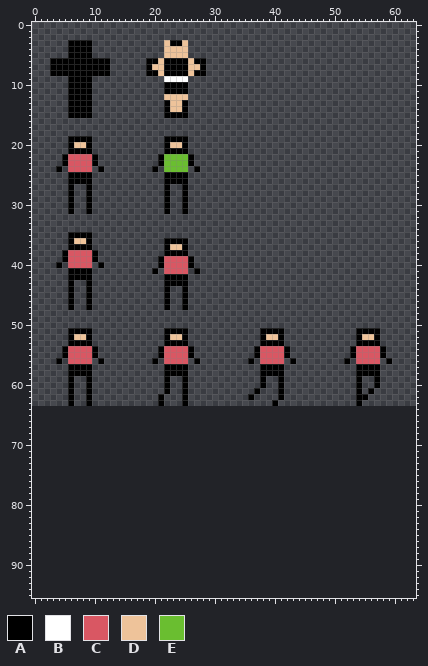
Pixel-art file: art/gamejam-brno-spritesheet.aseprite. The picture above was drawn from the file before the commit.
64x64 pixels, 1 frame. The old version is drawn lined up with the new one, on the new canvas.
Palette (. is transparent): A #000000  B #ffffff  C #d95763  D #eec39a  E #6abe30
Pixels before (only the part around the change), first column x 0:
54 .....ACCCCA..........ACCCCA..........ACCCC
55 .....ACCCCA..........ACCCCA..........ACCCC
56 ....A.CCCC.A........A.CCCC.A........A.CCCC
57 ......AAAA............AAAA............AAAA
58 ......AAAA............AAAA............AAAA
59 ......A..A............A..A............A..A
60 ......A..A............A..A............A..A
61 ......A..A............A..A...........A...A
62 ......A..A...........A...A..........A....A
63 ......A..A...........A...A..............A.
64 ..........................................
65 ..........................................
66 ..........................................
67 ..........................................
68 ..........................................
69 ..........................................
70 ..........................................
71 ..........................................
72 ..........................................
73 ..........................................
74 ..........................................
75 ..........................................
76 ..........................................
77 ..........................................
78 ..........................................
79 ..........................................
80 ..........................................
81 ..........................................
And afterwards:
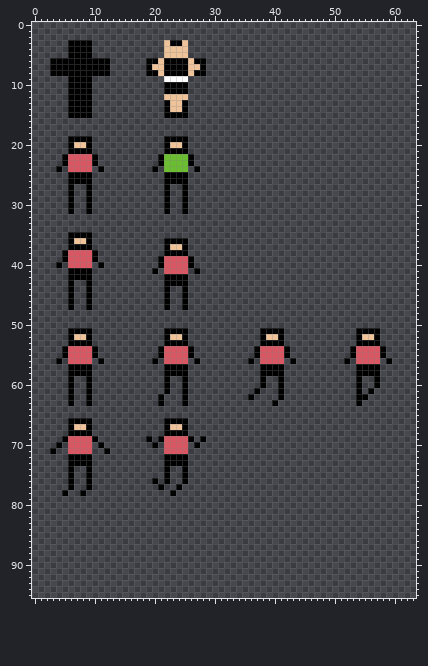
Edits made:
canvas 64x64 -> 64x96
y 66: x 6..9 .... -> AAAA; x 22..25 .... -> AAAA
y 67: x 6..9 .... -> ADDA; x 22..25 .... -> ADDA
y 68: x 6..9 .... -> AAAA; x 22..25 .... -> AAAA
y 69: x 5..10 ...... -> ACCCCA; x 19 . -> A; x 21..26 ...... -> ACCCCA; x 28 . -> A
y 70: x 4 . -> A; x 6..9 .... -> CCCC; x 11 . -> A; x 20 . -> A; x 22..25 .... -> CCCC; x 27 . -> A
y 71: x 3 . -> A; x 6..9 .... -> CCCC; x 12 . -> A; x 22..25 .... -> CCCC
y 72..73: x 6..9 .... -> AAAA; x 22..25 .... -> AAAA
y 74..75: x 6 . -> A; x 9 . -> A; x 22 . -> A; x 25 . -> A
y 76: x 6 . -> A; x 9 . -> A; x 20 . -> A; x 22 . -> A; x 25 . -> A
y 77: x 6 . -> A; x 9 . -> A; x 21 . -> A; x 24 . -> A
y 78: x 5 . -> A; x 8 . -> A; x 23 . -> A
Where, in picture pixels (left, top, right, bottom), the same in both pictures:
added: (50, 418, 110, 496)
added: (146, 418, 206, 496)
